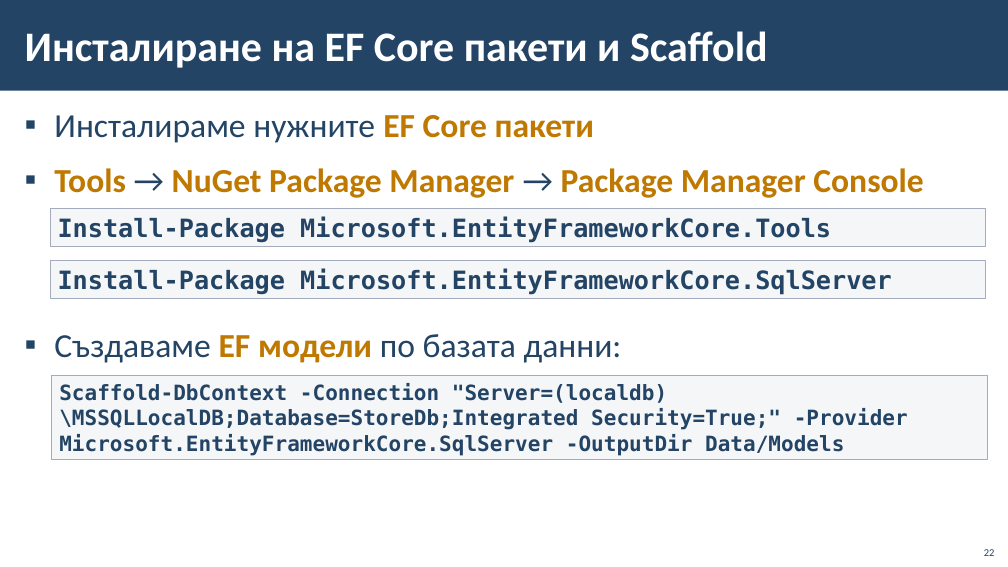
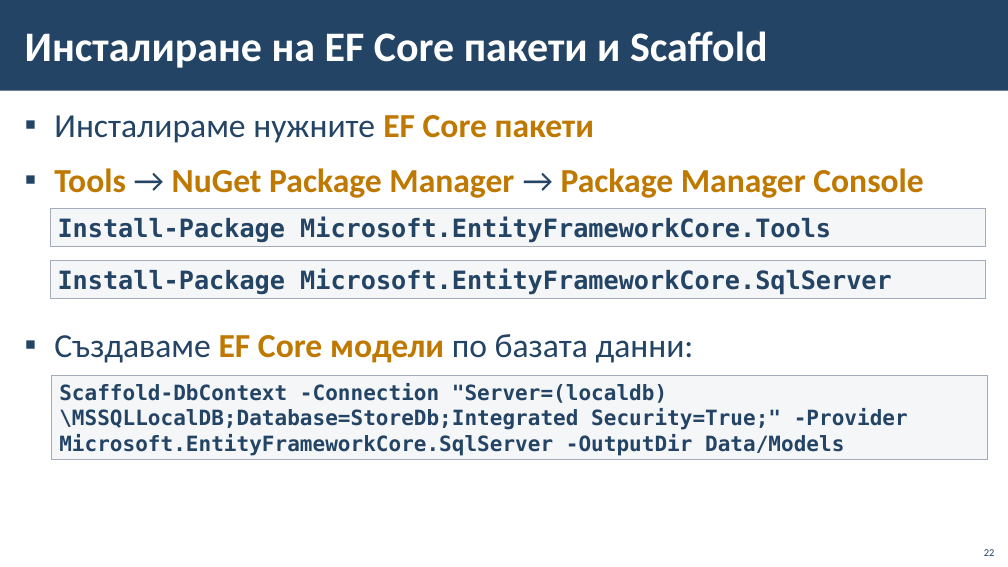
Before and after one commit to BG-IT-Edu/School-Programming, a slide deck: slide 22 of Courses/Software-Sciences/Module-4-Information-Systems-New/05-Connecting-Windows-Forms-with-database/05-Connecting-Windows-Forms-with-database.pptx. Drawn at 1008x567 pixels with LibreOffice and Linux fonts; fonts in the diff are those of the drawing; background and template pictures are left out. Boxes give left, top, right and bottom in pixels: in the first picture for what was removed or moved away, otherwise in the second. Text is boxed around its words. In the diff, an @@ line names an element or a change of style, - is before the commit and + after.

```diff
--- a/Courses/Software-Sciences/Module-4-Information-Systems-New/05-Connecting-Windows-Forms-with-database/05-Connecting-Windows-Forms-with-database.pptx
+++ b/Courses/Software-Sciences/Module-4-Information-Systems-New/05-Connecting-Windows-Forms-with-database/05-Connecting-Windows-Forms-with-database.pptx
@@ text at box(54, 334, 694, 363): text changed @@
-▪ Създаваме EF модели по базата данни:
+▪ Създаваме EF Core модели по базата данни:
```
Also in this commit, not shown: 5 other slides changed.
